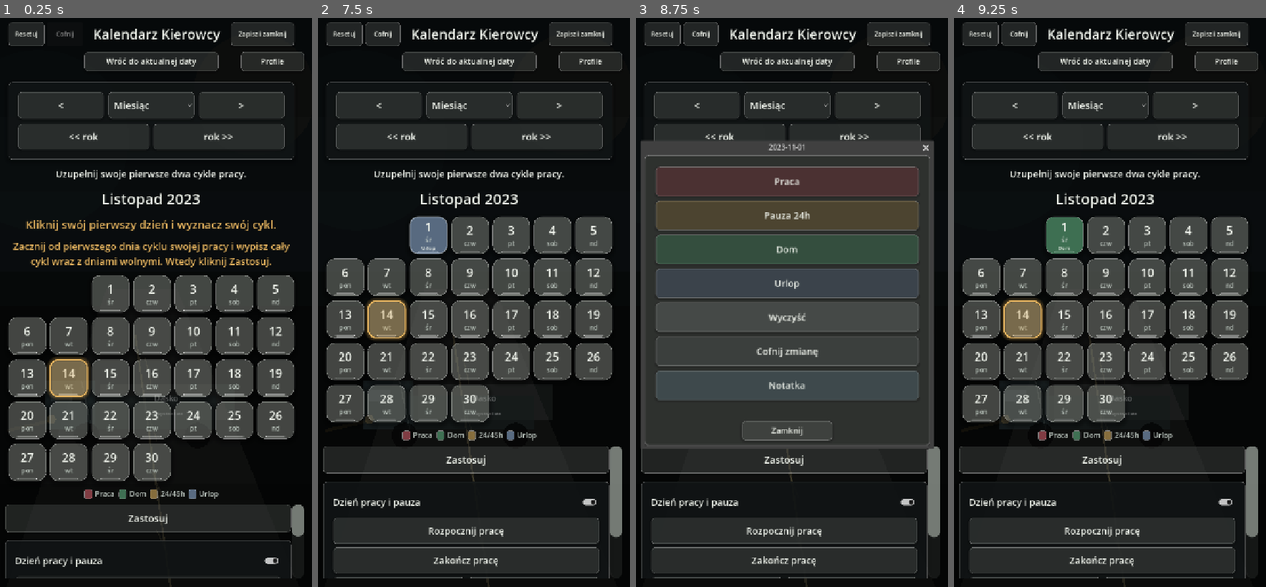
Above: before the commit, frames 1-4 (left to right).
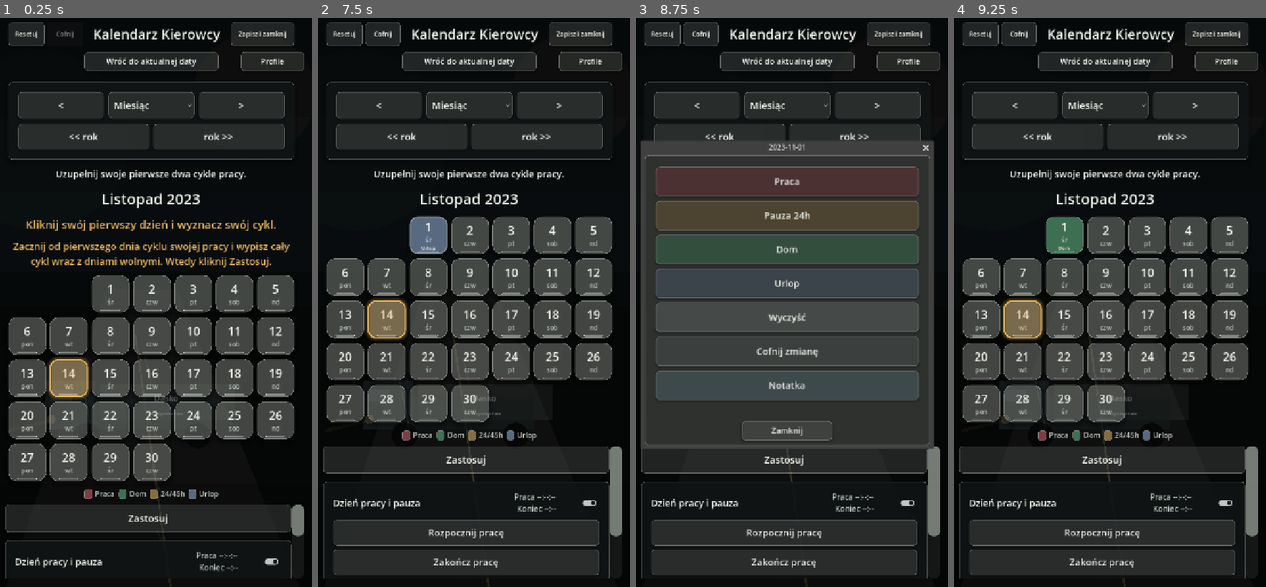
Above: after the commit, the same moments.

Repository: ElKlient/IDOL-Genesis
Game: Godot game, scene res://scenes/main.tscn
Two runs of this game, one before a commit and one after it. Both use one fixed random seed, a clock stepped at 60 frames per second and the inputs below.
Inputs (mouse positions are in pixels of both pictures, inside the frame that each line leads up to):
- Up to frame 1 (0.25 s): no input
- Up to frame 2 (7.5 s): click "Zapisz i zamknij" at 0.5 s; click "Cofnij" at 1.25 s; click "<" at 2 s; click "Miesiąc" at 2.75 s; click ">" at 3.5 s; click "<< rok" at 4.25 s; click "rok >>" at 5 s; click (427, 291) at 5.77 s; click (470, 291) at 6.52 s; click (511, 291) at 7.27 s
- Up to frame 3 (8.75 s): click (745, 234) at 8.02 s
- Up to frame 4 (9.25 s): click (1106, 234) at 8.77 s

The runs differ from the first frame. In frame 1, 0.6% of the frame differs, in the area x 5-97%, y 90-99%; in frame 2, 2.6%, in the area x 5-98%, y 83-99%; in frame 3, 2.6%; in frame 4, 2.6%.

Commit message:
Simplify work timer start control

Diff:
--- a/scripts/main.gd
+++ b/scripts/main.gd
@@ -1018,12 +1018,12 @@
 	title.size_flags_horizontal = Control.SIZE_EXPAND_FILL
 	header.add_child(title)
 
-	work_timer_label = _make_label("", 14, Color(0.62, 0.92, 0.64))
+	work_timer_label = _make_label("Praca --:--:--\nKoniec --:--", 17, COLOR_TEXT_MUTED)
 	work_timer_label.horizontal_alignment = HORIZONTAL_ALIGNMENT_RIGHT
 	work_timer_label.vertical_alignment = VERTICAL_ALIGNMENT_CENTER
-	work_timer_label.custom_minimum_size = Vector2(166, 48)
+	work_timer_label.custom_minimum_size = Vector2(220, 52)
 	work_timer_label.size_flags_horizontal = Control.SIZE_SHRINK_END
-	work_timer_label.visible = false
+	work_timer_label.visible = true
 	header.add_child(work_timer_label)
 
 	day_tools_toggle = CheckButton.new()
@@ -1918,21 +1918,24 @@
 		return
 
 	if work_start_unix <= 0:
-		work_timer_label.text = ""
-		work_timer_label.visible = false
+		work_timer_label.text = "Praca --:--:--\nKoniec --:--"
+		work_timer_label.visible = true
+		work_timer_label.add_theme_color_override("font_color", COLOR_TEXT_MUTED)
 		return
 
 	if work_end_unix > 0:
-		work_timer_label.text = ""
-		work_timer_label.visible = false
+		work_timer_label.text = "Praca zakończona\n%s" % _format_unix_clock(work_end_unix)
+		work_timer_label.visible = true
+		work_timer_label.add_theme_color_override("font_color", COLOR_TEXT_MUTED)
 		return
 
 	var now_unix := int(Time.get_unix_time_from_system())
 	var limit_end_unix := work_start_unix + TEST_WORK_LIMIT_SECONDS
 	var remaining_seconds: int = maxi(0, limit_end_unix - now_unix)
-	var remaining_text := _format_duration(remaining_seconds)
+	var remaining_text := _format_countdown(remaining_seconds)
 	var end_clock := _format_unix_clock(limit_end_unix)
 	work_timer_label.visible = true
+	work_timer_label.add_theme_color_override("font_color", Color(0.62, 0.92, 0.64))
 	work_timer_label.text = "Praca %s\nKoniec %s" % [remaining_text, end_clock]
 
 	if work_status_label != null:
@@ -3070,43 +3073,12 @@
 	_register_scroll_safe_control(button)
 	button.mouse_filter = Control.MOUSE_FILTER_STOP
 	button.action_mode = BaseButton.ACTION_MODE_BUTTON_RELEASE
+	button.button_down.connect(func() -> void:
+		_run_day_tool_button_action(button, action)
+	)
 	button.pressed.connect(func() -> void:
 		_run_day_tool_button_action(button, action)
 	)
-	button.gui_input.connect(_handle_day_tool_button_input.bind(button, action))
-
-
-func _handle_day_tool_button_input(event: InputEvent, button: BaseButton, action: Callable) -> void:
-	if event is InputEventScreenTouch:
-		var touch := event as InputEventScreenTouch
-		if touch.pressed:
-			_begin_navigation_button_tap(button, touch.position)
-		else:
-			_finish_day_tool_button_tap(button, action, touch.position)
-	elif event is InputEventMouseButton:
-		var mouse_button := event as InputEventMouseButton
-		if mouse_button.button_index != MOUSE_BUTTON_LEFT:
-			return
-		if mouse_button.pressed:
-			_begin_navigation_button_tap(button, mouse_button.position)
-		else:
-			_finish_day_tool_button_tap(button, action, mouse_button.position)
-	elif _event_is_drag_motion(event):
-		_cancel_navigation_button_tap_if_moved(button, _event_pointer_position(event))
-
-
-func _finish_day_tool_button_tap(button: BaseButton, action: Callable, position: Vector2) -> void:
-	var clean_tap := _navigation_button_tap_is_clean(button, position)
-	_clear_navigation_button_tap(button)
-	button.set_pressed_no_signal(false)
-	accept_event()
-
-	if not clean_tap:
-		get_viewport().set_input_as_handled()
-		return
-
-	get_viewport().set_input_as_handled()
-	_run_day_tool_button_action(button, action)
 
 
 func _run_day_tool_button_action(button: BaseButton, action: Callable) -> void:
@@ -3115,7 +3087,7 @@
 
 	var now_msec := int(Time.get_ticks_msec())
 	var last_action_msec := int(button.get_meta("day_tool_action_msec", -10000))
-	if now_msec - last_action_msec >= 0 and now_msec - last_action_msec < 160:
+	if now_msec - last_action_msec >= 0 and now_msec - last_action_msec < 800:
 		return
 
 	button.set_meta("day_tool_action_msec", now_msec)
@@ -3871,6 +3843,14 @@
 	return "%dh %02dmin" % [hours, minutes]
 
 
+func _format_countdown(seconds: int) -> String:
+	var safe_seconds: int = maxi(0, seconds)
+	var hours := int(safe_seconds / 3600)
+	var minutes := int((safe_seconds % 3600) / 60)
+	var remaining_seconds := int(safe_seconds % 60)
+	return "%02d:%02d:%02d" % [hours, minutes, remaining_seconds]
+
+
 func _format_unix_time(unix_time: int) -> String:
 	var date := Time.get_datetime_dict_from_unix_time(unix_time + _system_utc_offset_seconds())
 	return "%04d-%02d-%02d %02d:%02d" % [
